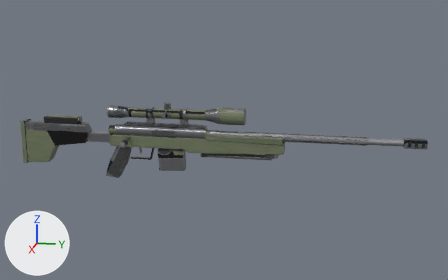
Renders of the glTF model game/weapons/models/sniper_lr12.glb from each side of a commit.
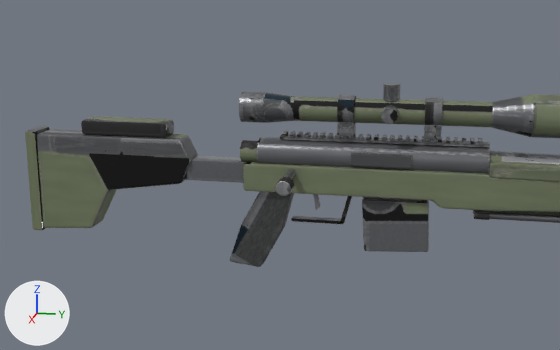
Old and new are each drawn whole from a 50 mm camera at (1.95, 0.65, 0.482) aimed at (0.016, 0.264, -0.001) and again close up from a 50 mm camera at (1.04, 0.126, 0.24) aimed at (0.046, -0.072, -0.008). Lighting does not change. The marker at lower left points along +X, +Y and +Z. The first two pictures are the older version. Where no turn or scale is listed for an object, it has been applied to the vertices. Vertices at exactly the same position are counted once.

Names of what the first close-up shows: 'action', 'body', 'mag'.
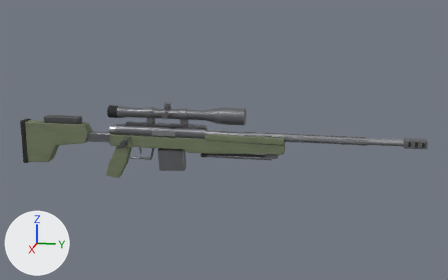
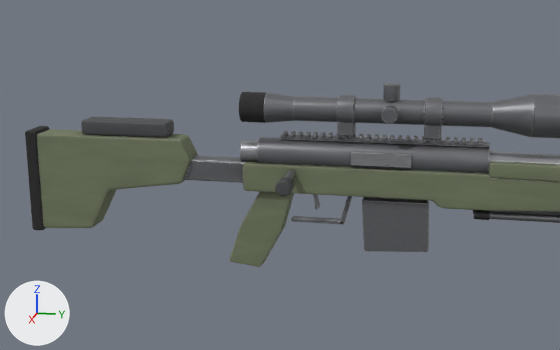
Boxes [x1, y1, x2, y2] around the edits, measured in the close-ups (560 x 350 px):
part 1 of me_sniper_lr12_action, deleted
    before: [351, 152, 412, 168]
part 2 of me_sniper_lr12_action, deleted
    before: [275, 180, 292, 196]
part 3 of me_sniper_lr12_action, surface changed
    both: [240, 140, 412, 195]
part 4 of me_sniper_lr12_body, deleted
    before: [184, 84, 535, 224]
part 5 of me_sniper_lr12_body, surface changed
    both: [25, 84, 560, 267]
part 6 of me_sniper_lr12_mag, surface changed
    both: [362, 199, 429, 251]

The edits, one by one:
me_sniper_lr12_action is used by ob_action; location (0.0, 0.0, 0.0).
me_sniper_lr12_action had 156 vertices, 296 faces and spanned x -0.016..0.087, y -0.135..0.1, z -0.026..0.028.
me_sniper_lr12_action now has 104 vertices, 192 faces and spans x -0.016..0.087, y -0.135..0.1, z -0.026..0.028.
me_sniper_lr12_action part 1: 32 vertices removed from x 0.019..0.023, y 0.02..0.1, z 0.004..0.022.
me_sniper_lr12_action part 2: 20 vertices removed from x 0.064..0.086, y -0.07..-0.05, z -0.026..-0.006.
me_sniper_lr12_action part 3: 119 kept faces spanning x -0.016..0.087, y -0.135..0.1, z -0.026..0.028 get new texture (UV) coordinates.
me_sniper_lr12_body is used by ob_body; location (0.0, 0.0, 0.0).
me_sniper_lr12_body had 3246 vertices, 6256 faces and spanned x -0.028..0.037, y -0.456..0.9, z -0.155..0.112.
me_sniper_lr12_body now has 2020 vertices, 3804 faces and spans x -0.028..0.037, y -0.456..0.9, z -0.155..0.112.
me_sniper_lr12_body part 4: 1226 vertices removed from x -0.028..0.037, y -0.219..0.439, z -0.085..0.112.
me_sniper_lr12_body part 5: 2197 kept faces spanning x -0.028..0.037, y -0.456..0.9, z -0.155..0.112 get new texture (UV) coordinates.
me_sniper_lr12_mag has 56 vertices, 108 faces and spans x -0.015..0.015, y 0.0352..0.1279, z -0.1198..-0.045.
me_sniper_lr12_mag is used by ob_mag; location (0.0, 0.0, 0.0).
me_sniper_lr12_mag part 6: texture (UV) coordinates of 108 of 108 faces, centred in x -0.015..0.015, y 0.0354..0.1276, z -0.1196..-0.045, changed; they spanned u 0.29..0.87, v 0.33..0.89 and now span u 0.03..0.88, v 0.59..0.88.
